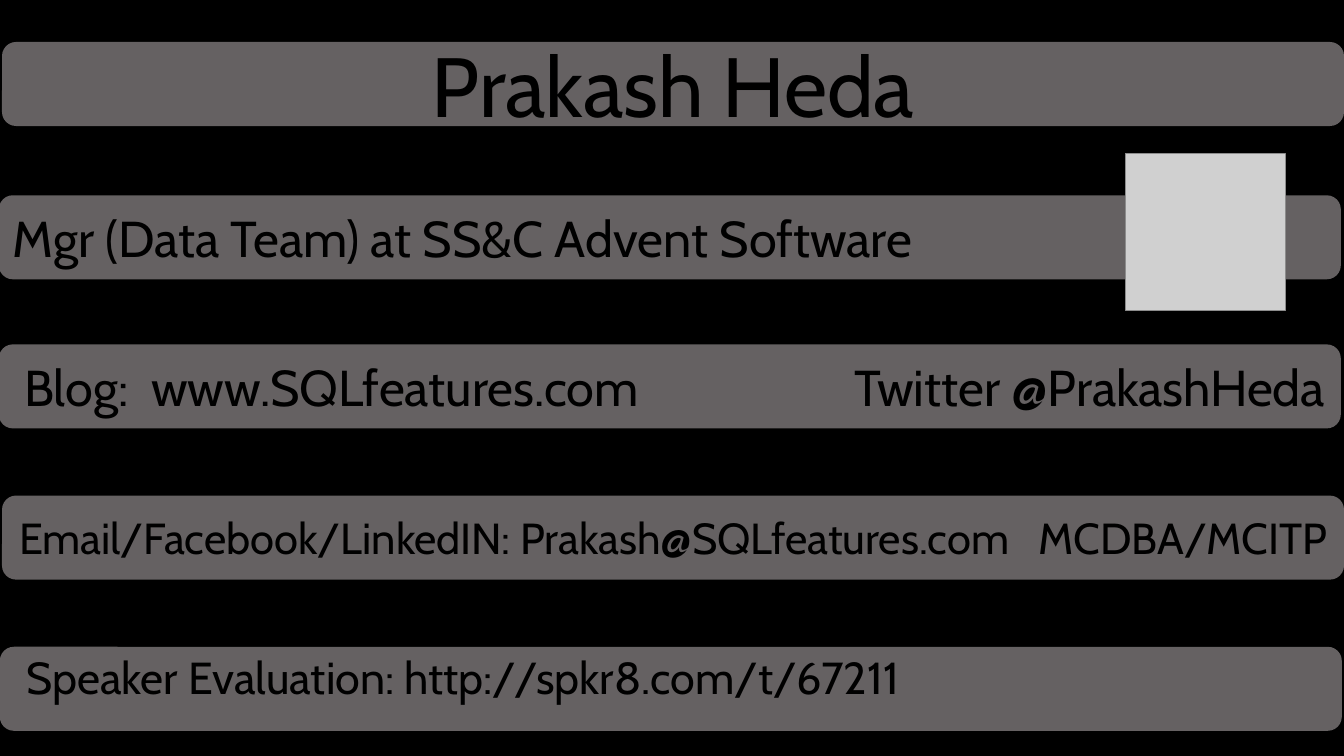
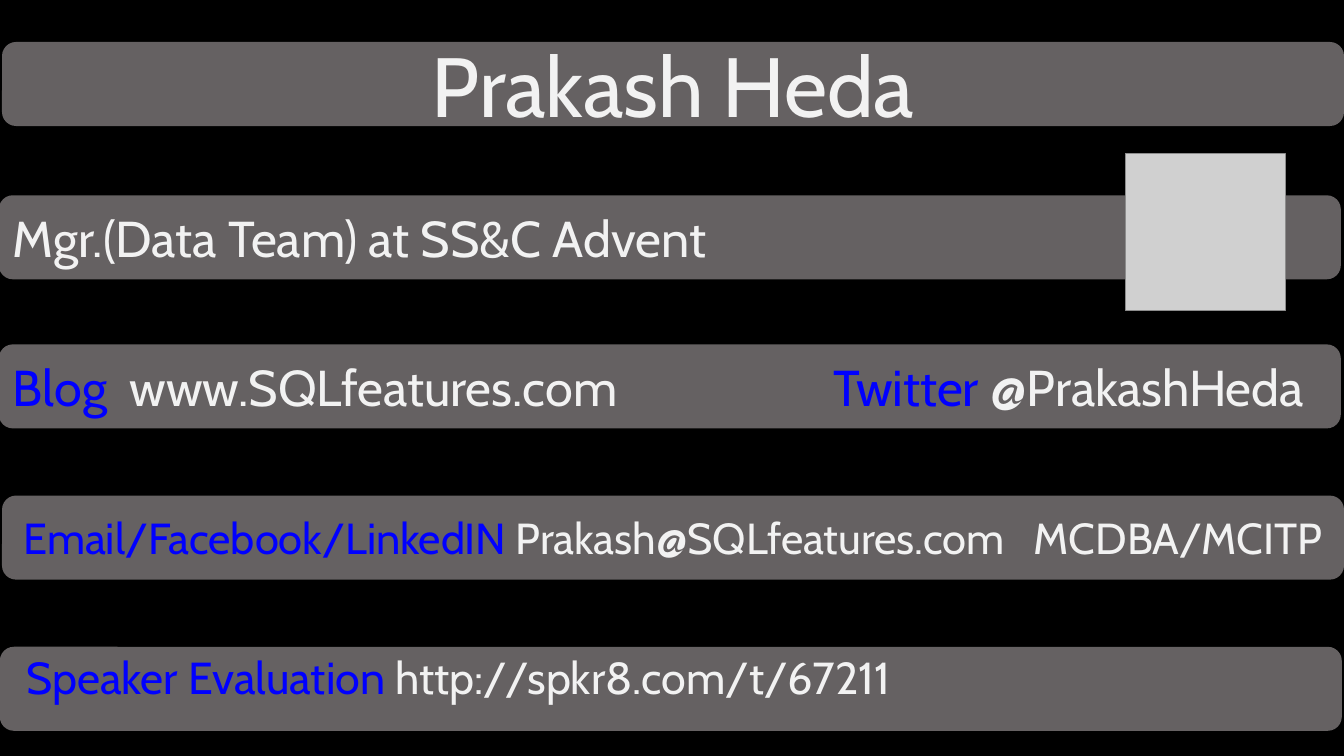
Before and after one commit to hedaprakash/SQLHealthCheck, a slide deck: slide 2 of Consolidated Essential Performance Health Check using PowerShell.pptx. Drawn at 1344x756 pixels with LibreOffice and Linux fonts; fonts in the diff are those of the drawing; grey boxes stand for pictures; background and template pictures are left out. Boxes give left, top, right and bottom in pixels: in the first picture for what was removed or moved away, otherwise in the second. Text is boxed around its words. In the diff, an @@ line names an element or a change of style, - is before the commit and + after.

```diff
--- a/Consolidated Essential Performance Health Check using PowerShell.pptx
+++ b/Consolidated Essential Performance Health Check using PowerShell.pptx
@@ rounded rectangle "Prakash Heda" at (2, 42, 1344, 126): text colour #000000 to #F2F2F2 @@
@@ text in rounded rectangle at (13, 219, 706, 268): text changed; text colour #000000 to #F2F2F2 @@
-Mgr (Data Team) at SS&C Advent Software
+Mgr.(Data Team) at SS&C Advent
@@ text in rounded rectangle at (13, 368, 1304, 417): text changed; text colour #000000 to #F2F2F2 @@
-Blog: www.SQLfeatures.com Twitter @PrakashHeda
+Blog www.SQLfeatures.com Twitter @PrakashHeda
@@ text in rounded rectangle at (23, 521, 1323, 558): text changed; text colour #000000 to #F2F2F2 @@
-Email/Facebook/LinkedIN: Prakash@SQLfeatures.com MCDBA/MCITP
+Email/Facebook/LinkedIN Prakash@SQLfeatures.com MCDBA/MCITP
@@ text at (27, 660, 891, 704): text changed; text colour #000000 to #F2F2F2 @@
-Speaker Evaluation: http://spkr8.com/t/67211
+Speaker Evaluation http://spkr8.com/t/67211
```
Also in this commit, not shown: 10 other slides changed, 1 slide added, 2 other files.
